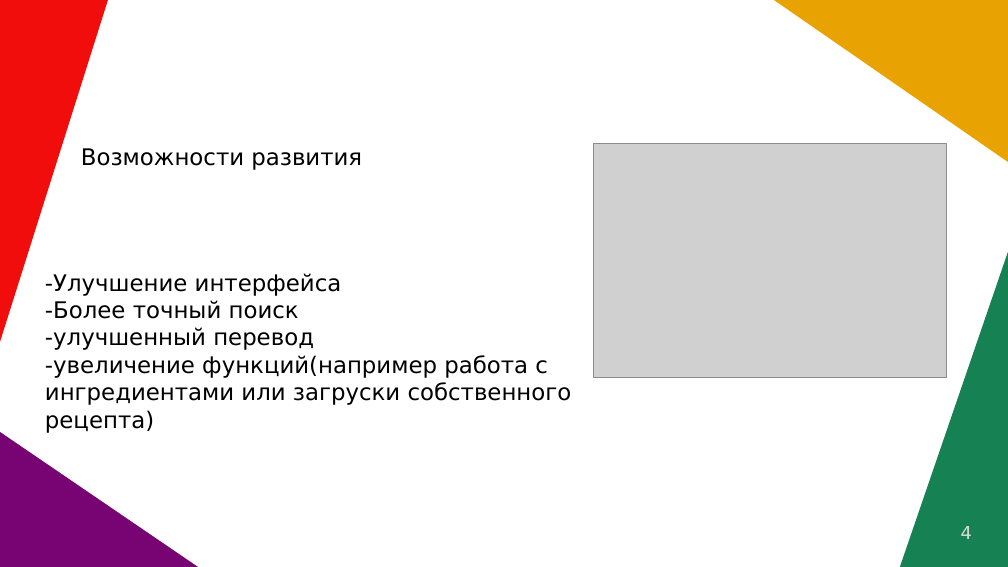
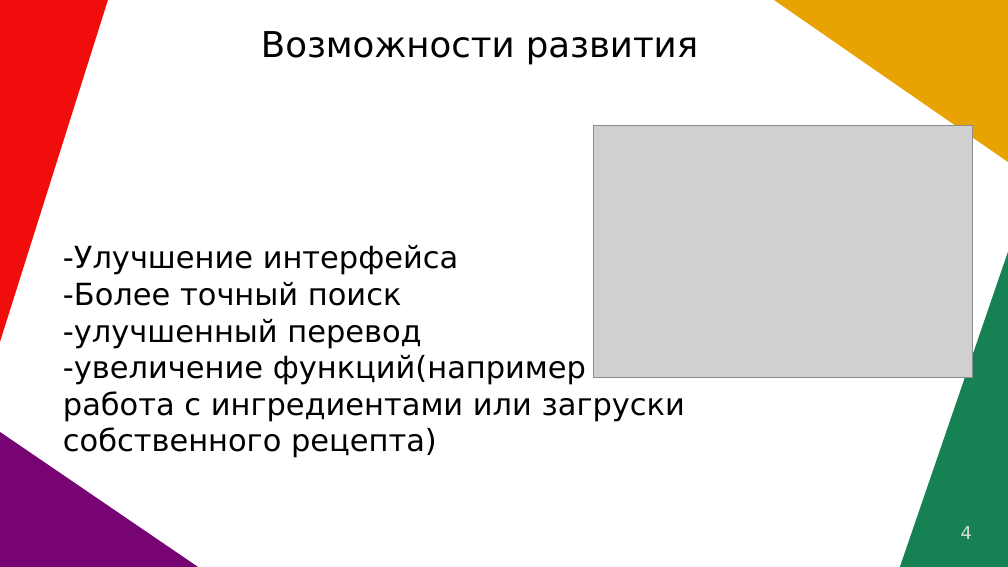
Before and after one commit to mrgv9086/tg_school_bot, a slide deck: slide 4 of press_for_tg_bot.odp. Drawn at 1008x567 pixels with LibreOffice and Linux fonts; fonts in the diff are those of the drawing; grey boxes stand for pictures. Boxes give left, top, right and bottom in pixels: in the first picture for what was removed or moved away, otherwise in the second. Text is boxed around its words. In the diff, an @@ line names an element or a change of style, - is before the commit and + after.

```diff
--- a/press_for_tg_bot.odp
+++ b/press_for_tg_bot.odp
@@ text "Возможности развития": place and size @@
-text "Возможности развития" at bbox=[81, 148, 362, 170]
+text "Возможности развития" at bbox=[261, 31, 698, 64]
@@ text "Возможности развития" at bbox=[261, 31, 698, 64]: size 18 to 28 pt @@
@@ picture: place and size @@
-picture at bbox=[595, 143, 948, 378]
+picture at bbox=[595, 126, 973, 379]
@@ text "-Улучшение интерфейса": place and size @@
-text "-Улучшение интерфейса" at bbox=[45, 273, 572, 433]
+text "-Улучшение интерфейса" at bbox=[63, 244, 685, 458]
@@ text "-Улучшение интерфейса" at bbox=[63, 244, 685, 458]: size 18 to 24 pt @@
```
Also in this commit, not shown: 3 other slides changed, 3 other files.
